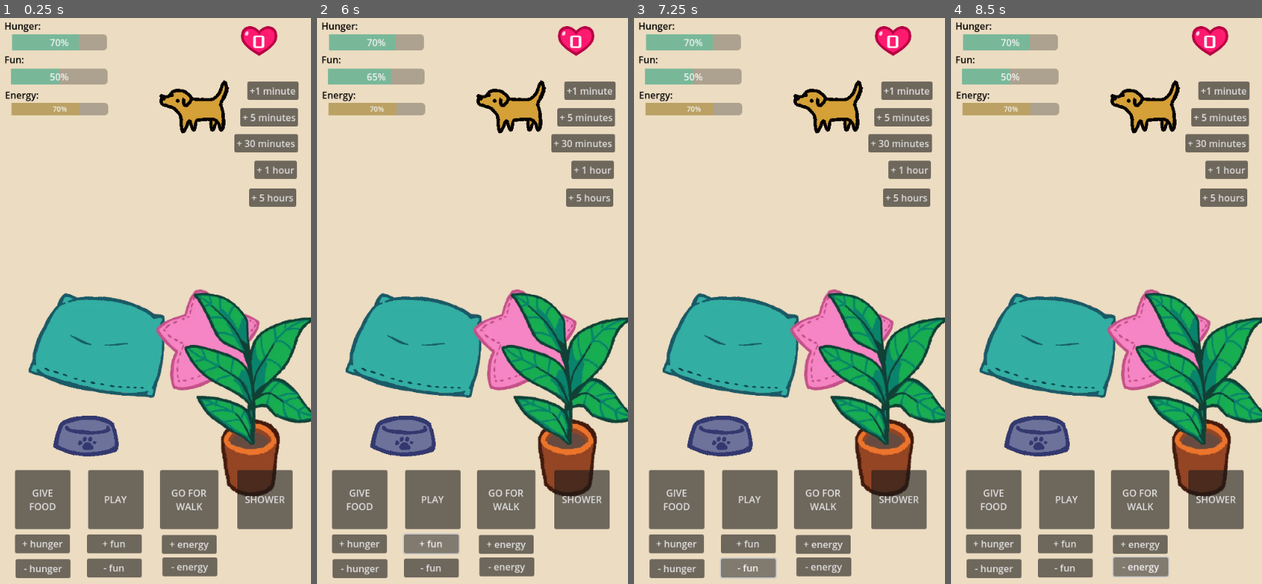
Above: before the commit, frames 1-4 (left to right).
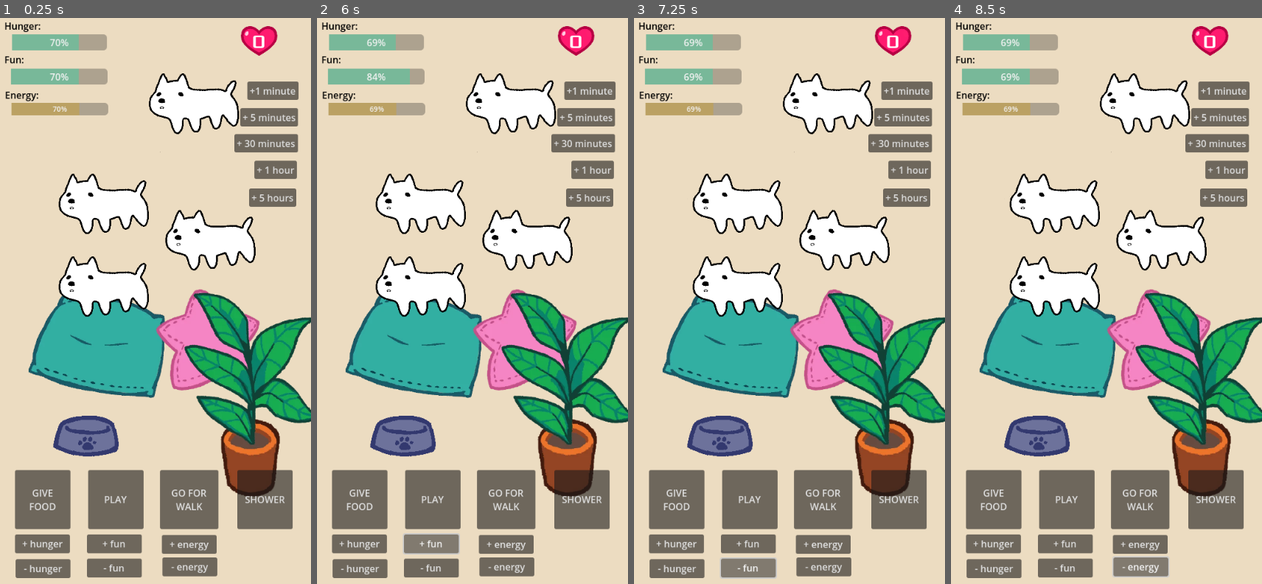
Above: after the commit, the same moments.

Repository: vibekeke/dog-game
Game: Godot game, scene res://home.tscn
Two runs of this game, one before a commit and one after it. Both use one fixed random seed, a clock stepped at 60 frames per second and the inputs below.
Inputs:
- Up to frame 1 (0.25 s): no input
- Up to frame 2 (6 s): click "PLAY" at 0.5 s; click "PLAY" at 1.25 s; click "GO FOR WALK" at 2 s; click "GO FOR WALK" at 2.75 s; click "GIVE FOOD" at 3.5 s; click "+ hunger" at 4.25 s; click "- hunger" at 5 s; click "+ fun" at 5.75 s
- Up to frame 3 (7.25 s): click "- fun" at 6.5 s
- Up to frame 4 (8.5 s): click "+ energy" at 7.25 s; click "- energy" at 8 s

The runs differ from the first frame. In frame 1, 8.3% of the frame differs, in the area x 16-83%, y 8-53%; in frame 2, 8.3%, in the area x 16-83%, y 3-53%; in frame 3, 8.3%; in frame 4, 8.3%.

Commit message:
refactoring and new dogs
moved all the stats to a neat dictionary and fixed collision issue

Diff:
--- a/Dogs/dog.gd
+++ b/Dogs/dog.gd
@@ -1,69 +1,94 @@
 extends CharacterBody2D
 
+@onready var sprite = $AnimatedSprite2D
 
-@onready var sprite = $AnimatedSprite2D
 var move_speed = 300
 var click_position = Vector2()
-var direction_vector = Vector2()
+var target_vector = Vector2()
 var sceen_size
 var can_move = true
+var last_position = Vector2()
 
 signal pooped
-signal stats_updated(love, hunger, energy, fun) #TODO: HUD will fetch stats from DogManager, not the dog script!
+signal stats_updated(decay_stats, love) #TODO: HUD will fetch stats from DogManager, not the dog script!
 signal stat_increased(stat: String) #For visual effects purposes (EffectsLayer!)
 signal stat_decreased(stat: String) #For visual effects purposes (EffectsLayer!)
 
+
+
+
+var decay_stats = {
+	"hunger" : {"value" : 70, "decay_speed" : 0.007, "pers_multiplier" : 1.0, "state_multiplier" : 1.0, "decaying" : true},
+	"energy" : {"value" : 70, "decay_speed" : 0.007, "pers_multiplier" : 1.0, "state_multiplier" : 1.0, "decaying" : true},
+	"fun" : {"value" : 70, "decay_speed" : 0.007, "pers_multiplier" : 1.0, "state_multiplier" : 1.0, "decaying" : true},
+	#Hidden rising stats
+	"poop_level" : {"value" : 0, "decay_speed" : 0.01, "pers_multiplier" : 1.0, "state_multiplier" : 1.0, "decaying" : true},
+	"dirt" : {"value" : 0, "decay_speed" : 0.003, "pers_multiplier" : 1.0, "state_multiplier" : 1.0, "decaying" : true},
+	"loneliness" : {"value" : 0, "decay_speed" : 0.002, "pers_multiplier" : 1.0, "state_multiplier" : 1.0, "decaying" : true},
+	#Hidden bad stats
+	"stress" : {"value" : 0, "decay_speed" : 0.01, "pers_multiplier" : 1.0, "state_multiplier" : 1.0, "decaying" : true},
+	"annoyance" : {"value" : 0, "decay_speed" : 0.01, "pers_multiplier" : 1.0, "state_multiplier" : 1.0, "decaying" : true},
+}
 
 ##Long term stats
 var love = 0
 var love_max = 50
 
-##Short term stats
-var hunger = 70
-var hunger_decay = 0.007
-var energy = 70
-var energy_decay = 0.006
-var fun = 50
-var fun_decay = 0.008
-
-##Hidden stats
-var stress = 0
-var lonely = 0
-var dirty = 0
-
-var poop = 0
 
 ##Personality stats
 #To be created... Just a few strings, dogmanager will initialize the stats properly UwU
 
 
 func _ready():
+	TimeManager.time_updated.connect(_on_time_updated)
 	click_position = position
 	set_process_input(true)
 
-	TimeManager.time_updated.connect(_on_time_updated)
+	sprite.animation = "idle"
+	last_position = position
 
-	emit_signal("stats_updated", love, hunger, energy, fun)	#TODO: Remove parameters in favor of DogManager
+	emit_signal("stats_updated", decay_stats, love)	#TODO: Remove parameters in favor of DogManager
+
+var stuck_timer = 0
+
+func _physics_process(delta):
+	if position.distance_to(click_position) > 50 and can_move:
+		target_vector = (click_position - position).normalized()
+		velocity = target_vector * move_speed
+	else:
+		velocity = Vector2.ZERO
+
+	#Dumb collision workaround
+	if position.distance_to(last_position) < 4 and position.distance_to(click_position) > 10:
+		#Doggie is stuuckkkk!!
+		stuck_timer += delta
+	else:
+		stuck_timer = 0
+
+	if stuck_timer > 0.5:
+		#Doggie gives up!
+		velocity = Vector2.ZERO
+		click_position = position
+		stuck_timer = 0
+
+	#print(velocity)
+	if velocity.x != 0:
+		sprite.flip_h = velocity.x > 0
+
+	last_position = position
+	move_and_slide() #We need to find a better system for this...
 
 
-func _physics_process(delta):
-	if position.distance_to(click_position) > 50:
-		direction_vector = (click_position - position).normalized()
-		velocity = direction_vector * move_speed
-		move_and_slide() #We need to find a better system for this...
-
-	if velocity.x != 0:
-		sprite.animation = "idle"
-		sprite.flip_h = velocity.x > 0
-
-	#TODO: Make a tween function you filthy animal!
-	sprite.scale.x = move_toward(sprite.scale.x, 1, 2 * delta)
-	sprite.scale.y = move_toward(sprite.scale.x, 1, 2 * delta)
+func tween_bounce():
+	var tween = get_tree().create_tween().set_ease(Tween.EASE_IN_OUT)
+	tween.tween_property(self, "scale", Vector2(0.9, 0.9), 0.1)
+	tween.tween_property(self, "scale", Vector2(1.1, 1.1), 0.1)
+	tween.tween_property(self, "scale", Vector2(1, 1), 0.1)
 
 
 func _unhandled_input(event):
-	if Input.is_action_just_pressed("left_click") and can_move == true:
-		sprite.scale = Vector2(1.2, 0.8)
+	if Input.is_action_just_pressed("left_click"):
+		tween_bounce()
 		click_position = get_global_mouse_position()
 
 
@@ -71,26 +96,32 @@
 func _on_time_updated(time_passed):
 	if time_passed > (60 * 5):
 		handle_long_awaytime()
+	#No else statement yet cause I don't know how to handle the long awaytime lamayo
+
+	for key in decay_stats:
+		var stat = decay_stats[key] #opens the stat dictionary
+		if stat["decaying"]:
+			var decay_amount = -((stat["pers_multiplier"] + stat["state_multiplier"]) / 2) * stat["decay_speed"]
+			set_stat(key, time_passed * decay_amount)
 
 
-	#TODO: For now it always decays, this will change based on state machines so they dont get tired while eating etc :3
-	print("Stats changed! " + str(time_passed))
-	hunger -= time_passed * hunger_decay
-	hunger = clamp(hunger, 0, 110)
-
-	energy -= time_passed * energy_decay
-	energy = clamp(energy, 0, 110)
-
-	fun -= time_passed * fun_decay
-	fun = clamp(fun, 0, 110)
-
-	print("hunger " + str(hunger))
-	emit_signal("stats_updated", love, hunger, energy, fun)	#TODO: Remove parameters in favor of DogManager
+	#TODO: stats always decay (decaying = true), this will change based on state machines so they dont get tired while eating etc :3
+	emit_signal("stats_updated", decay_stats, love)	#TODO: Remove parameters in favor of DogManager
 
 
 func handle_long_awaytime():
 	#Logic for how to update stats if the player has been gone a long time.
 	pass
+
+func set_stat(stat_name: String, value):
+	decay_stats[stat_name]["value"] += value
+	decay_stats[stat_name]["value"] = clamp(decay_stats[stat_name]["value"], 0, 120)
+
+func get_stat(stat_name : String):
+	return decay_stats[stat_name]["value"]
+
+
+
 
 
 
@@ -102,9 +133,11 @@
 ##Petting logic
 func _on_dog_button_pressed() -> void:
 	#TODO: ALL of this will be replaced by proper petting mechanics as in the bubble game <3
+
+	tween_bounce()
 	if love < love_max:
 		love += 1
-		emit_signal("stats_updated", love, hunger, energy, fun) #TODO: Remove parameters in favor of DogManager
+		emit_signal("stats_updated", decay_stats, love) #TODO: Remove parameters in favor of DogManager
 		emit_signal("stat_increased", "love")
 
 ##DEBUG BUTTONS
@@ -124,11 +157,13 @@
 		"play":
 			return
 		"hunger":
-			hunger += value
+			set_stat("hunger", value)
 		"fun":
-			fun += value
+			set_stat("fun", value)
 		"energy":
-			energy += value
+			set_stat("energy", value)
 		_:
 			print("Nothing changed")
-	emit_signal("stats_updated", love, hunger, energy, fun)
+
+	print(get_stat("hunger"))
+	emit_signal("stats_updated", decay_stats, love)
--- a/Dogs/dog.tscn
+++ b/Dogs/dog.tscn
@@ -1,17 +1,22 @@
 [gd_scene load_steps=7 format=3 uid="uid://cvuofhgxo0twx"]
 
 [ext_resource type="Script" path="res://Dogs/dog.gd" id="1_ipha4"]
-[ext_resource type="Texture2D" uid="uid://blwwd65qj7rob" path="res://Dogs/Untitled_Artwork.png" id="2_dyiwf"]
 [ext_resource type="Script" path="res://Dogs/StateMachine/state_playing.gd" id="2_onj0j"]
+[ext_resource type="Texture2D" uid="uid://ddw23lsqfvn4s" path="res://Dogs/Dog Sprites/Illustration4.png" id="3_g4qb7"]
 
 [sub_resource type="SpriteFrames" id="SpriteFrames_xm03h"]
 animations = [{
 "frames": [{
 "duration": 1.0,
-"texture": ExtResource("2_dyiwf")
+"texture": ExtResource("3_g4qb7")
 }],
 "loop": true,
 "name": &"idle",
+"speed": 5.0
+}, {
+"frames": [],
+"loop": true,
+"name": &"new_animation",
 "speed": 5.0
 }]
 
@@ -45,6 +50,8 @@
 
 [node name="AnimatedSprite2D" type="AnimatedSprite2D" parent="."]
 texture_filter = 1
+position = Vector2(12, -104)
+scale = Vector2(0.5, 0.5)
 sprite_frames = SubResource("SpriteFrames_xm03h")
 animation = &"idle"
 offset = Vector2(-8, -34)
--- a/Dogs/dog_v0.gd
+++ b/Dogs/dog_v0.gd
@@ -1,4 +1,6 @@
 extends CharacterBody2D
+
+@export var sprite_size = 0.2
 
 @onready var idleTimer = $IdleTimer
 #Movement variables
@@ -39,7 +41,7 @@
 
 func _unhandled_input(event):
 	if Input.is_action_just_pressed("left_click") and move_enabled == true:
-		$AnimatedSprite2D.scale = Vector2(1.2, 0.8)
+		$AnimatedSprite2D.scale = Vector2(sprite_size + 0.2, sprite_size - 0.2)
 		click_position = get_global_mouse_position()
 
 		if dog_state == "Idle":
@@ -57,8 +59,8 @@
 		$AnimatedSprite2D.animation = "idle"
 		$AnimatedSprite2D.flip_h = velocity.x > 0
 
-	$AnimatedSprite2D.scale.x = move_toward($AnimatedSprite2D.scale.x, 1, 2 * delta)
-	$AnimatedSprite2D.scale.y = move_toward($AnimatedSprite2D.scale.x, 1, 2 * delta)
+	$AnimatedSprite2D.scale.x = move_toward($AnimatedSprite2D.scale.x, sprite_size, 2 * delta)
+	$AnimatedSprite2D.scale.y = move_toward($AnimatedSprite2D.scale.x, sprite_size, 2 * delta)
 
 	'''
 		#If COOKIE ON SCREEN:
--- a/Dogs/dog_v0.tscn
+++ b/Dogs/dog_v0.tscn
@@ -1,13 +1,13 @@
 [gd_scene load_steps=6 format=3 uid="uid://q2sh5tdallp5"]
 
 [ext_resource type="Script" path="res://Dogs/dog_v0.gd" id="1_hdxns"]
-[ext_resource type="Texture2D" uid="uid://blwwd65qj7rob" path="res://Dogs/Untitled_Artwork.png" id="2_iv7bv"]
+[ext_resource type="Texture2D" uid="uid://ddw23lsqfvn4s" path="res://Dogs/Dog Sprites/Illustration4.png" id="2_bi77m"]
 
 [sub_resource type="SpriteFrames" id="SpriteFrames_xm03h"]
 animations = [{
 "frames": [{
 "duration": 1.0,
-"texture": ExtResource("2_iv7bv")
+"texture": ExtResource("2_bi77m")
 }],
 "loop": true,
 "name": &"idle",
@@ -24,9 +24,12 @@
 
 [node name="Dog" type="CharacterBody2D"]
 script = ExtResource("1_hdxns")
+sprite_size = 0.1
 
 [node name="AnimatedSprite2D" type="AnimatedSprite2D" parent="."]
 texture_filter = 1
+position = Vector2(9, -107)
+scale = Vector2(0.5, 0.5)
 sprite_frames = SubResource("SpriteFrames_xm03h")
 animation = &"idle"
 offset = Vector2(-8, -34)
--- a/Effects/tiny_hearts.gd
+++ b/Effects/tiny_hearts.gd
@@ -1,14 +1,20 @@
 extends AnimatedSprite2D
 
+@onready var timer = $Timer
 
 # Called when the node enters the scene tree for the first time.
 func _ready() -> void:
-	pass # Replace with function body.
+	timer.wait_time = randf_range(0.5, 0.7)
+	timer.start()
+
+	var random_size = randf_range(0.09, 0.12)
+	scale = Vector2(random_size, random_size)
+
 
 
 # Called every frame. 'delta' is the elapsed time since the previous frame.
 func _process(delta: float) -> void:
-	var random_speed = randi_range(80, 100)
+	var random_speed = randi_range(50, 200)
 	self.position.y = move_toward(self.position.y, -1, random_speed * delta)
 
 func _on_timer_timeout() -> void:
--- a/Effects/tiny_hearts.tscn
+++ b/Effects/tiny_hearts.tscn
@@ -33,6 +33,5 @@
 [node name="Timer" type="Timer" parent="."]
 wait_time = 0.5
 one_shot = true
-autostart = true
 
 [connection signal="timeout" from="Timer" to="." method="_on_timer_timeout"]
--- a/Globals/TimeManager.gd
+++ b/Globals/TimeManager.gd
@@ -2,7 +2,7 @@
 
 var last_recorded_time: float
 var current_time : float
-var update_interval : float = 30.0
+var update_interval : float = 1.0
 var time_passed
 
 @onready var update_timer = Timer.new()
--- a/UI/hud.gd
+++ b/UI/hud.gd
@@ -39,7 +39,7 @@
 
 
 
-func _on_dog_stats_updated(love, hunger, energy, fun) -> void:
+func _on_dog_stats_updated(decay_stats, love) -> void:
 	#We need to send all the stats
 	#Might be complicated with all the dogs...
 	print("HUD updated")
@@ -49,6 +49,6 @@
 		$LoveLabel.text = "MAX"
 		$Heart.scale = Vector2(0.5, 0.5)
 
-	$Controls/HungerBar.value = int(hunger)
-	$Controls/EnergyBar.value = int(energy)
-	$Controls/FunBar.value = int(fun)
+	$Controls/HungerBar.value = decay_stats["hunger"]["value"]
+	$Controls/EnergyBar.value = decay_stats["energy"]["value"]
+	$Controls/FunBar.value = decay_stats["fun"]["value"]
--- a/home.gd
+++ b/home.gd
@@ -39,6 +39,7 @@
 		var random_amount = randi_range(2, 4) #Skal endre dette til en verdi typ love_amount ellerno...
 
 		for i in randi_range(1, 3):
+			await get_tree().create_timer(randf_range(0.0, 0.1)).timeout
 			var tiny_hearts_instance = tiny_hearts.instantiate()
 			var tiny_hearts_position = $Dog.global_position
 			$EffectsLayer.add_child(tiny_hearts_instance)
--- a/home.tscn
+++ b/home.tscn
@@ -37,6 +37,15 @@
 
 [node name="DebugStats" parent="." instance=ExtResource("8_1d0nl")]
 
+[node name="Dog2" parent="." instance=ExtResource("5_6eess")]
+position = Vector2(196, 402)
+
+[node name="Dog3" parent="." instance=ExtResource("5_6eess")]
+position = Vector2(377, 463)
+
+[node name="Dog4" parent="." instance=ExtResource("5_6eess")]
+position = Vector2(196, 542)
+
 [connection signal="stat_increased" from="Dog" to="." method="_on_dog_stat_increased"]
 [connection signal="stats_updated" from="Dog" to="HUD" method="_on_dog_stats_updated"]
 [connection signal="emptied" from="FoodBowl" to="Dog" method="_on_food_bowl_emptied"]
--- a/project.godot
+++ b/project.godot
@@ -24,6 +24,7 @@
 
 window/size/viewport_width=540
 window/size/viewport_height=1000
+window/stretch/mode="viewport"
 
 [input]
 
Binary file added: Dogs/Dog Sprites/Illustration4.png
Not shown, added: Dogs/Dog Sprites/Illustration4.png.import
Binary file added: Dogs/Dog Sprites/Sprite-0002.png
Not shown, added: Dogs/Dog Sprites/Sprite-0002.png.import
